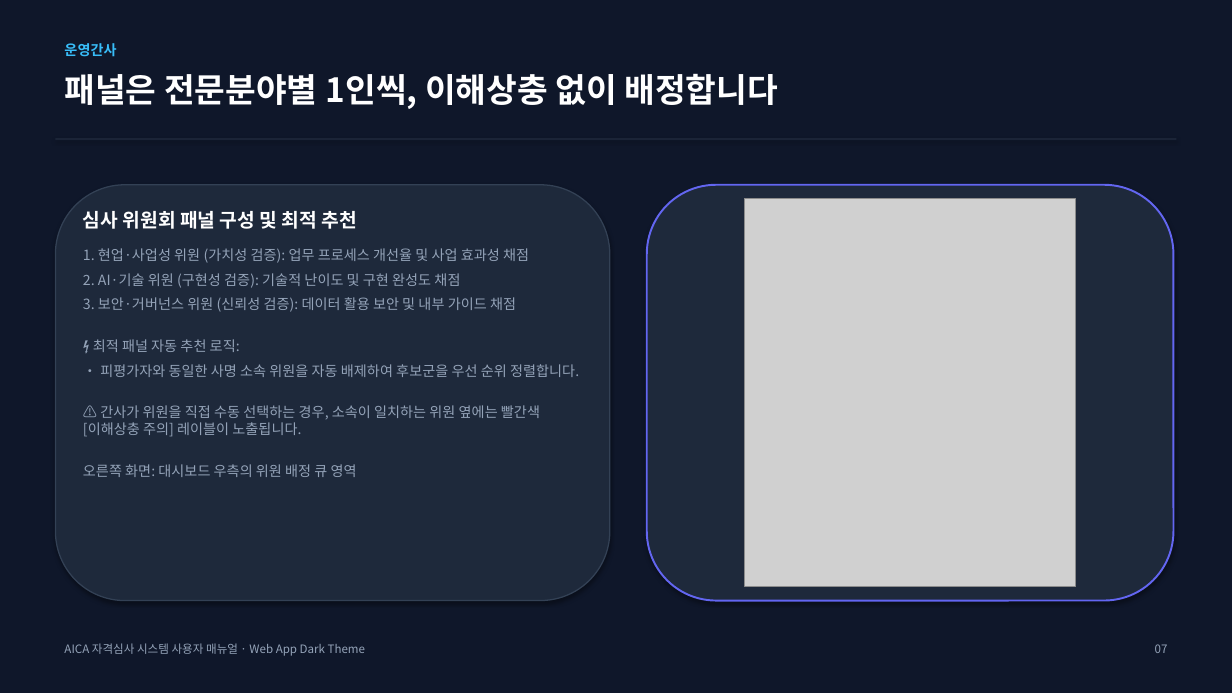
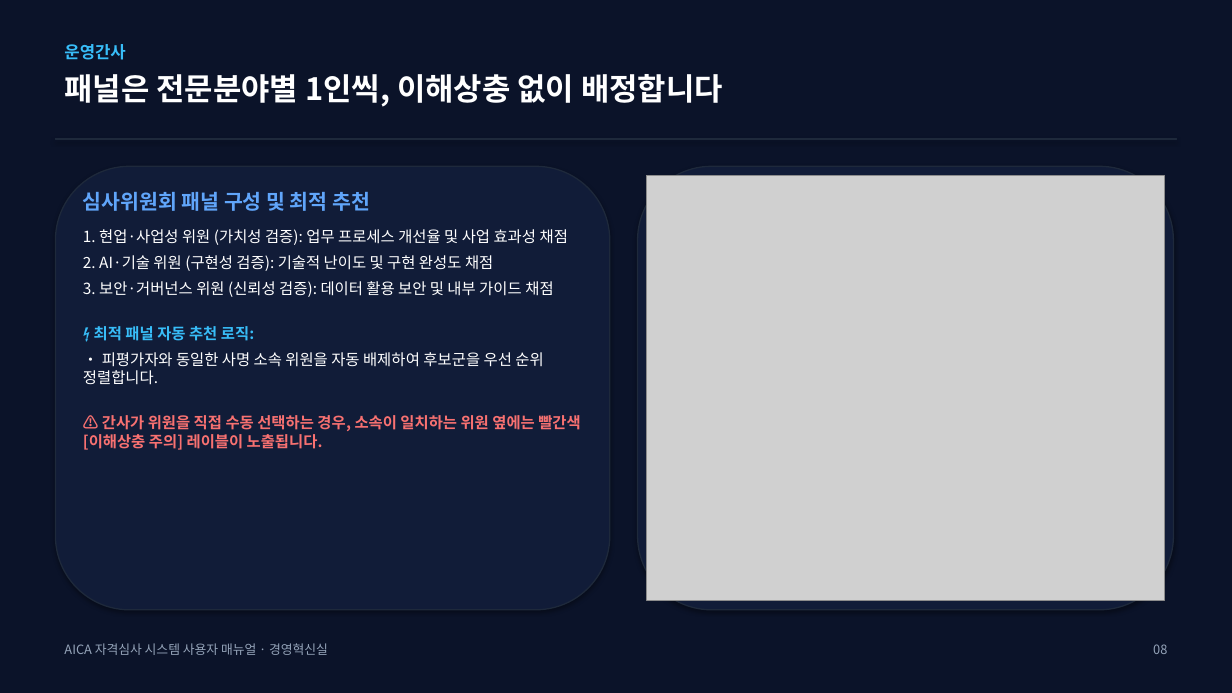
Before and after one commit to teckyun73/AICA_COMPETENCY, a slide deck: slide 8 of AICA_System_User_Manual.pptx. Drawn at 1232x693 pixels with LibreOffice and Linux fonts; fonts in the diff are those of the drawing; grey boxes stand for pictures. Boxes give left, top, right and bottom in pixels: in the first picture for what was removed or moved away, otherwise in the second. Text is boxed around its words. In the diff, an @@ line names an element or a change of style, - is before the commit and + after.

Commit message:
style: redesign user manual PPTX and PDF to match exact 20-page dark slate design theme of attached document

```diff
--- a/AICA_System_User_Manual.pptx
+++ b/AICA_System_User_Manual.pptx
@@ background #0F172A to #0B1329 @@
@@ text "운영간사" at [64,44,125,60]: size 11 to 13 pt @@
@@ text "패널은 전문분야별 1인씩, 이해상충 없이 ..." at [64,74,723,107]: size 26 to 24 pt @@
@@ rounded rectangle: place and size @@
-rounded rectangle at [55,185,610,601]
+rounded rectangle at [55,166,610,610]
@@ rounded rectangle at [55,166,610,610]: fill #1E293B to #111C38; outline #334155 1 pt to #1E293B 1 pt @@
@@ rounded rectangle: place and size @@
-rounded rectangle at [647,185,1174,601]
+rounded rectangle at [638,166,1174,610]
@@ rounded rectangle at [638,166,1174,610]: fill #1E293B to #111C38; outline #6366F1 1.5 pt to #1E293B 1 pt @@
@@ picture: place and size @@
-picture at [745,199,1076,587]
+picture at [647,176,1165,601]
@@ text "심사위원회 패널 구성 및 최적 ...": place and size @@
-text "심사위원회 패널 구성 및 최적 ..." at [83,211,579,477]
+text "심사위원회 패널 구성 및 최적 ..." at [83,191,580,450]
@@ text at [83,191,370,211]: text changed; size 15 to 16 pt; text colour #FFFFFF to #60A5FA @@
-심사 위원회 패널 구성 및 최적 추천
+심사위원회 패널 구성 및 최적 추천
@@ text at [83,229,580,450]: size 11 to 12 pt; text colour #94A3B8 to #FFFFFF in "1. 현업·사업성 위원 (가치성 검증): 업무 프로세스 ...", "2. AI·기술 위원 (구현성 검증): 기술적 난이도 ...", "3. 보안·거버넌스 위원 (신뢰성 검증): 데이터 활용 ...", "• 피평가자와 동일한 사명 소속 위원을 자동 ..."; text colour #94A3B8 to #38BDF8 in "⚡ 최적 패널 자동 추천 로직:"; bold on in "⚡ 최적 패널 자동 추천 로직:", "⚠️ 간사가 위원을 직접 수동 선택하는 경우, ..."; text colour #94A3B8 to #F87171 in "⚠️ 간사가 위원을 직접 수동 선택하는 경우, ..." @@
@@ text at [83,464,357,477]: paragraph removed @@
-오른쪽 화면: 대시보드 우측의 위원 배정 큐 영역
@@ text at [64,643,328,655]: text changed; size 9 to 10 pt @@
-AICA 자격심사 시스템 사용자 매뉴얼 · Web App Dark Theme
+AICA 자격심사 시스템 사용자 매뉴얼 · 경영혁신실
@@ text at [1153,644,1167,654]: text changed; size 9 to 10 pt @@
-07
+08
```
Also in this commit, not shown: 15 other slides changed, 4 slides added, 1 slide removed, 23 other files.
